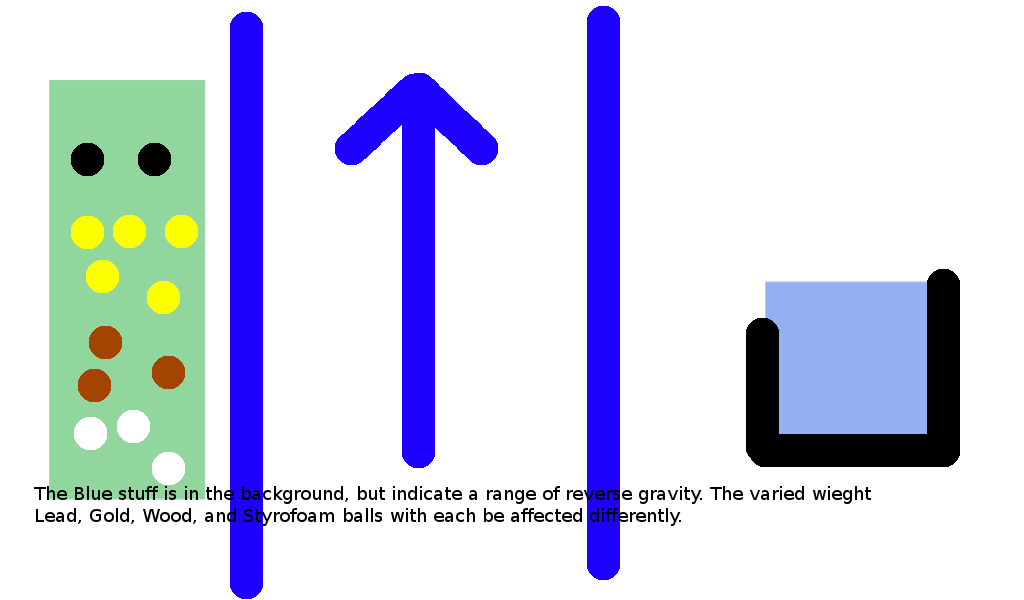
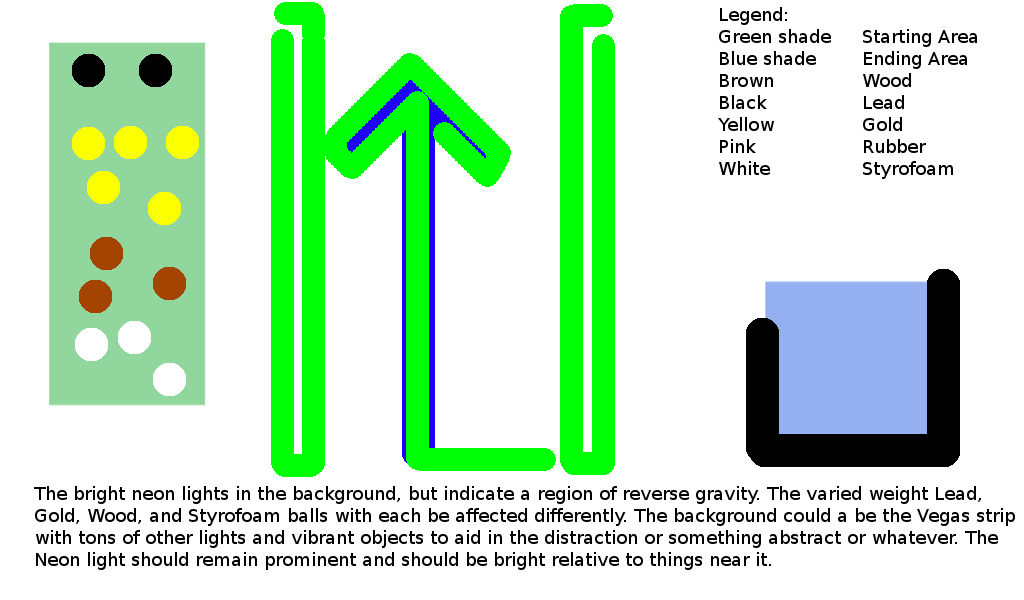
Layers edited between the first and the second 1024px x 600px image:
added layer "Legend: ..." above "The bright neon lights in the ..." over <box>718,7,977,179</box>
renamed "The Blue stuff is in the backg..." to "The bright neon lights in the ...", painted on it over <box>35,486,1015,570</box>
painted on "Stuff" over <box>71,2,620,599</box>
painted on "Starting area" over <box>49,42,206,500</box>
